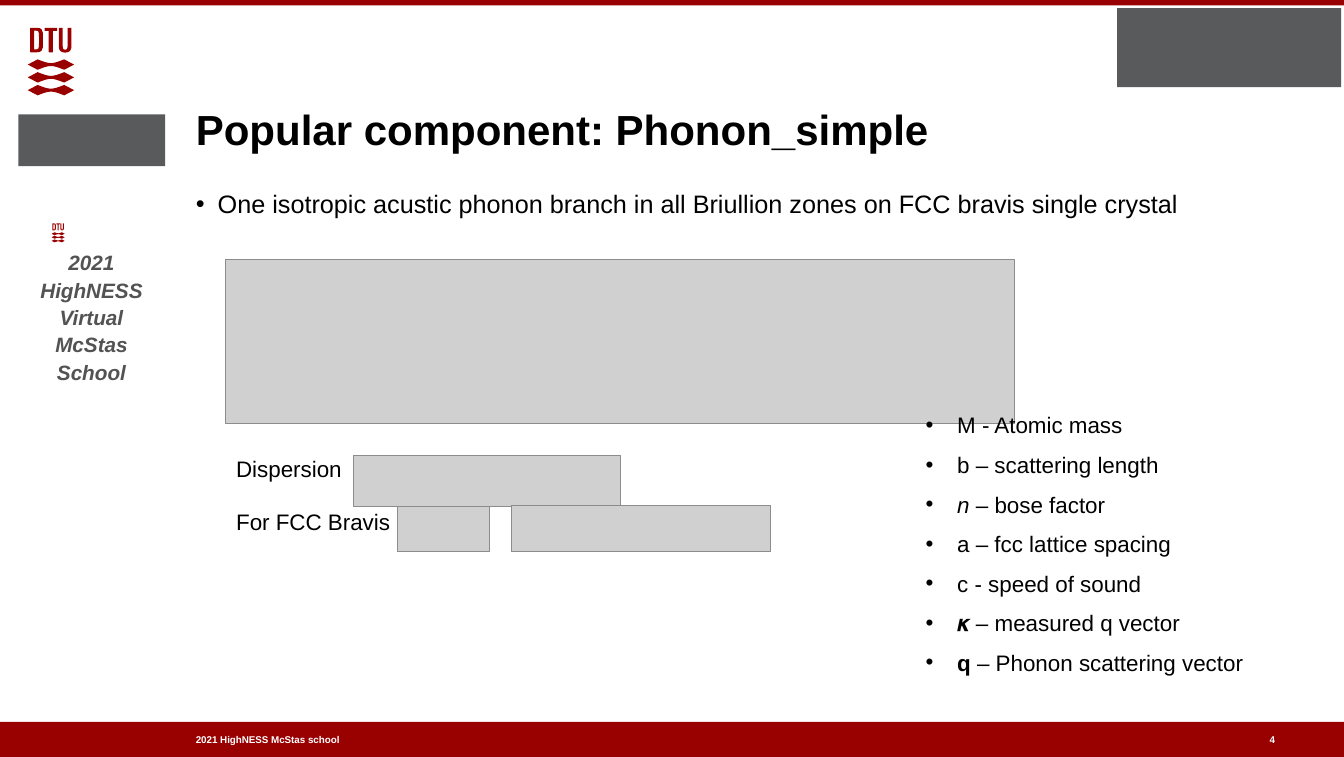
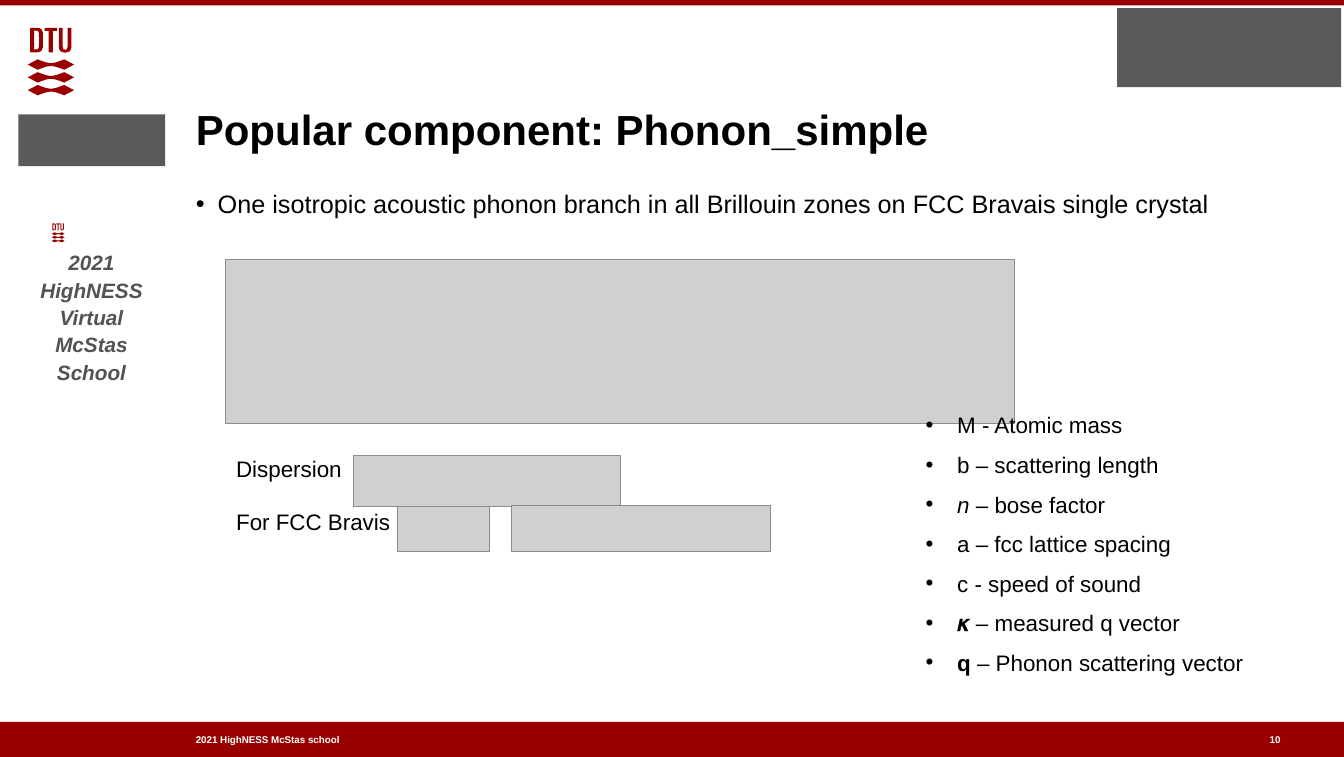
Before and after one commit to McStasMcXtrace/Schools, a slide deck: slide 10 of ESS_May_2021/Thursday_May_6th/2_Samples_II/More_samples.pptx (slide 4 before the commit). Drawn at 1344x757 pixels with LibreOffice and Linux fonts; fonts in the diff are those of the drawing; grey boxes stand for pictures; background and template pictures are left out. Boxes give left, top, right and bottom in pixels: in the first picture for what was removed or moved away, otherwise in the second. Text is boxed around its words. In the diff, an @@ line names an element or a change of style, - is before the commit and + after.

```diff
--- a/ESS_May_2021/Thursday_May_6th/2_Samples_II/More_samples.pptx
+++ b/ESS_May_2021/Thursday_May_6th/2_Samples_II/More_samples.pptx
@@ text at [218, 194, 1208, 219]: text changed @@
-• One isotropic acustic phonon branch in all Briullion zones on FCC bravis single crystal
+• One isotropic acoustic phonon branch in all Brillouin zones on FCC Bravais single crystal
@@ page number at [1270, 736, 1281, 743]: text changed @@
-4
+10
```
Also in this commit, not shown: 2 other slides changed, 6 slides added, 1 slide removed, 2 other files.
